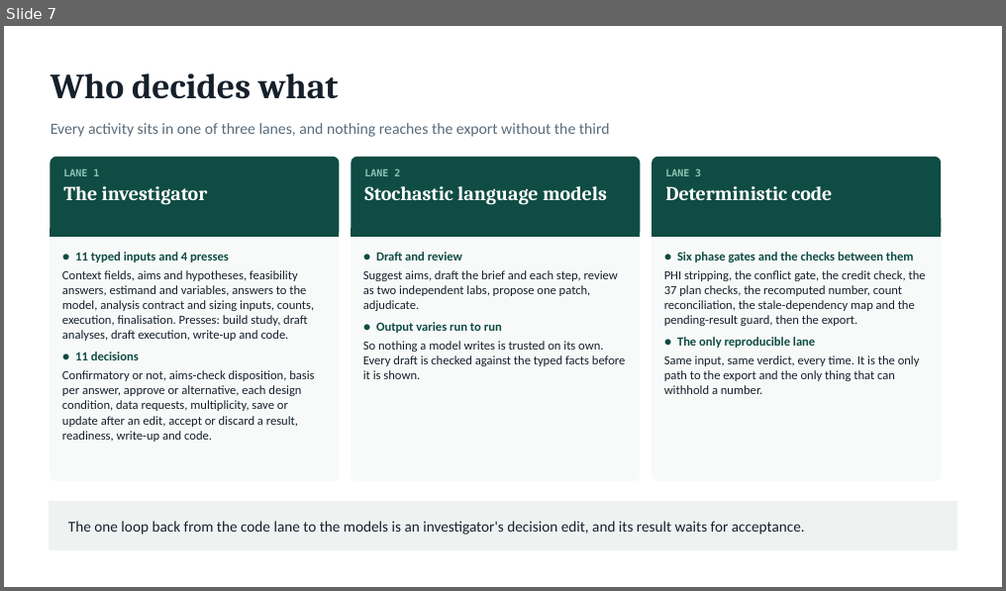
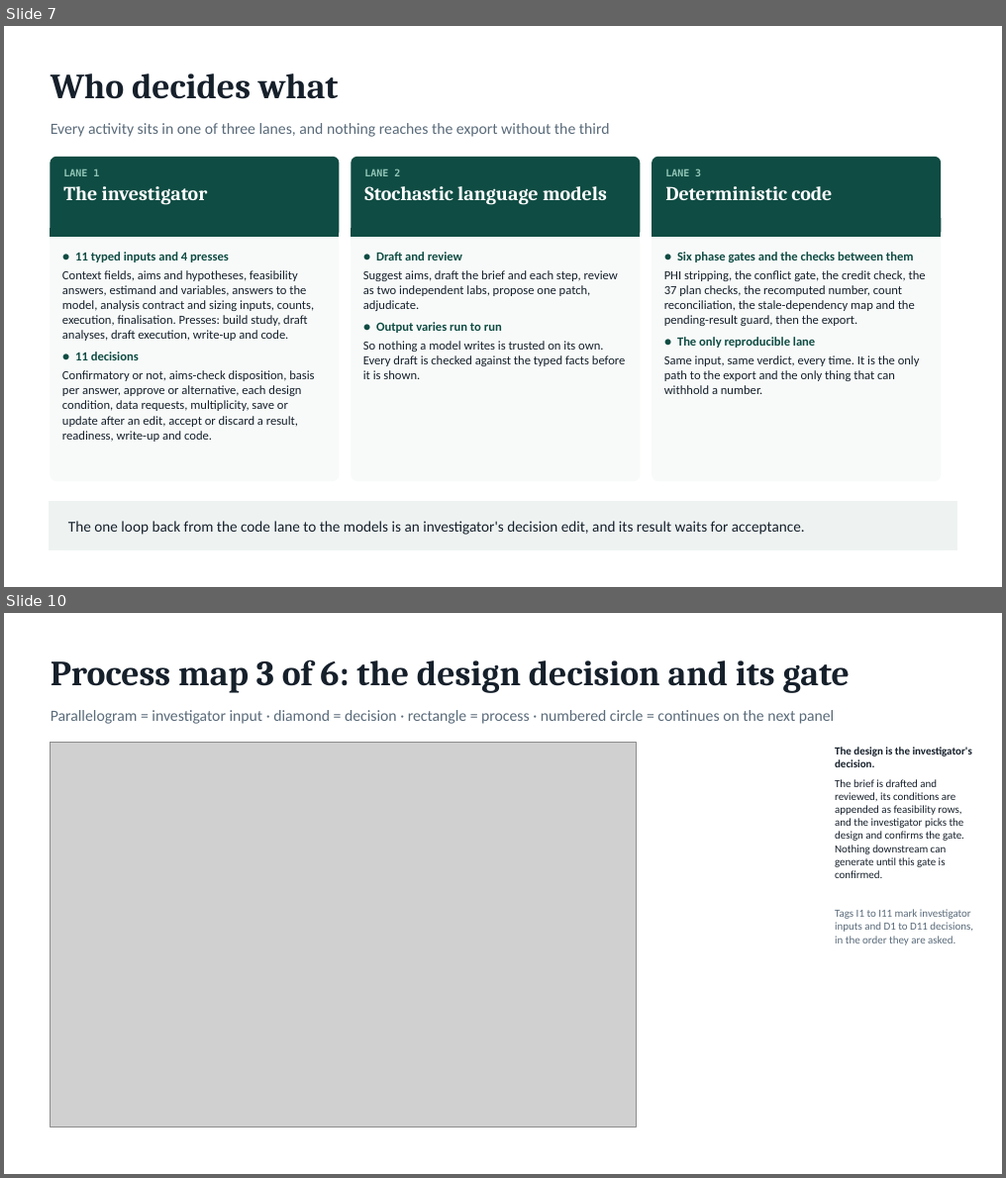
Before and after one commit to juleonr/Juleonrabbani-website, a slide deck: docs/Mallard Study Design Process - leaders deck.pptx. Shown one above the other, each under a label of ours: slide 7 before the commit, slides 7 and 10 after it; the slides between them are not shown. The pictures are 1006x591 and 1006x1178 pixels, drawn with LibreOffice and Linux fonts; fonts in the diff are those of the drawing; grey boxes stand for pictures. Boxes give left, top, right and bottom in pixels: in the first picture for what was removed or moved away, otherwise in the second. Text is boxed around its words. In the diff, an @@ line names an element or a change of style, - is before the commit and + after.

```diff
--- a/docs/Mallard Study Design Process - leaders deck.pptx
+++ b/docs/Mallard Study Design Process - leaders deck.pptx
@@ slide 10 added at bbox=[4, 613, 1002, 1174], background #FFFFFF @@
@@ text added at bbox=[51, 660, 849, 693], 34 pt, text #16202B, bold @@
+Process map 3 of 6: the design decision and its gate
@@ text added at bbox=[51, 710, 835, 724], 15 pt, text #5A6B7A @@
+Parallelogram = investigator input · diamond = decision · rectangle = process · numbered circle = continues on the next panel
@@ picture added at bbox=[51, 742, 636, 1128] @@
@@ text added at bbox=[835, 747, 973, 946], 10.5 pt, text #16202B @@
+The design is the investigator's decision.
+The brief is drafted and reviewed, its conditions are appended as feasibility rows, and the investigator picks the design and confirms the gate. Nothing downstream can generate until this gate is confirmed.
+Tags I1 to I11 mark investigator inputs and D1 to D11 decisions, in the order they are asked.
```
Also in this commit, not shown: 1 slide changed, 4 other slides added, 1 other file.
